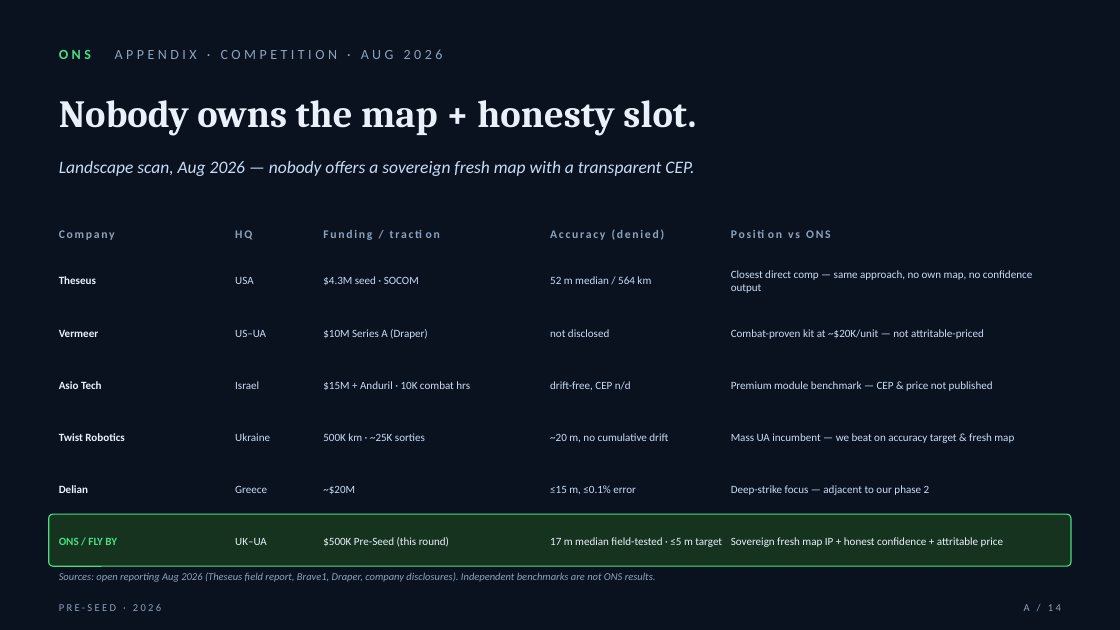
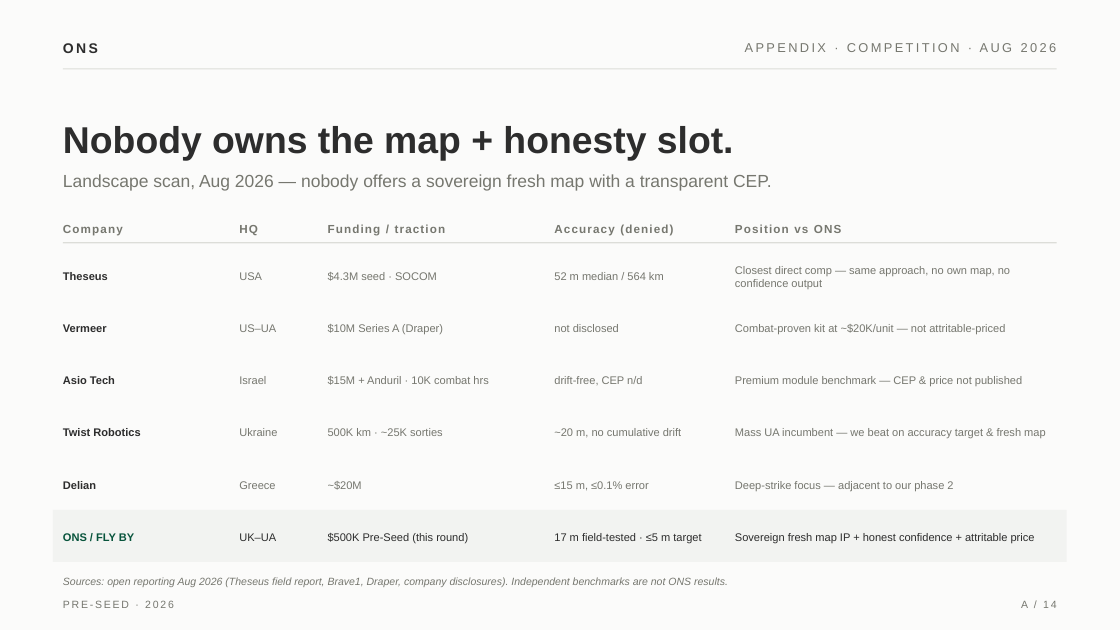
Before and after one commit to ilavrishko-jpg/Gis-point, a slide deck: slide 15 of flyby/presentation/FlyBy_ONS_PreSeed_2026_v2.pptx. Drawn at 1120x630 pixels with LibreOffice and Linux fonts; fonts in the diff are those of the drawing. Boxes give left, top, right and bottom in pixels: in the first picture for what was removed or moved away, otherwise in the second. Text is boxed around its words. In the diff, an @@ line names an element or a change of style, - is before the commit and + after.

```diff
--- a/flyby/presentation/FlyBy_ONS_PreSeed_2026_v2.pptx
+++ b/flyby/presentation/FlyBy_ONS_PreSeed_2026_v2.pptx
@@ background #0A1220 to #FBFBFA @@
@@ text added at (x1=63, y1=43, x2=98, y2=53), 12 pt, text #2D2D2D, bold @@
+ONS
@@ text at (x1=745, y1=43, x2=1057, y2=52): text changed; size 12 to 11 pt; font Calibri to Arial; text colour #8DA2BC to #76776F @@
-ONS APPENDIX · COMPETITION · AUG 2026
+APPENDIX · COMPETITION · AUG 2026
@@ line added from (63, 69) to (1057, 69), #DCDDD8 1 pt @@
@@ text "Nobody owns the map + ..." moved from (x1=59, y1=100, x2=696, y2=136) to (x1=63, y1=126, x2=734, y2=161) @@
@@ text "Nobody owns the map + ..." at (x1=63, y1=126, x2=734, y2=161): size 33 to 32 pt, font Cambria to Arial, text colour #EAF1FA to #2D2D2D @@
@@ text "Landscape scan, Aug 2026 — ..." moved from (x1=59, y1=161, x2=694, y2=176) to (x1=63, y1=174, x2=772, y2=191) @@
@@ text "Landscape scan, Aug 2026 — ..." at (x1=63, y1=174, x2=772, y2=191): font Calibri to Arial, text colour #C9DCF5 to #76776F, italic off @@
@@ font Calibri to Arial, text colour #8DA2BC to #76776F, letter spacing 1.5 to 1 pt in 5 elements at (x1=328, y1=224, x2=446, y2=236), (x1=554, y1=224, x2=673, y2=236), (x1=63, y1=225, x2=123, y2=236), (x1=735, y1=224, x2=842, y2=233), (x1=239, y1=225, x2=258, y2=235) @@
@@ line added from (63, 243) to (1057, 243), #DCDDD8 1 pt @@
@@ font Calibri to Arial, text colour #C9DCF5 to #76776F in 20 elements at (x1=328, y1=272, x2=437, y2=281), (x1=554, y1=272, x2=664, y2=280), (x1=328, y1=324, x2=443, y2=334), (x1=328, y1=376, x2=488, y2=385), (x1=328, y1=481, x2=362, y2=490), (x1=239, y1=272, x2=262, y2=280), (x1=554, y1=324, x2=619, y2=332), (x1=554, y1=376, x2=642, y2=385), (x1=328, y1=428, x2=443, y2=436), (x1=554, y1=481, x2=648, y2=490), (x1=239, y1=324, x2=276, y2=332), (x1=239, y1=376, x2=266, y2=384), (x1=239, y1=428, x2=277, y2=436), (x1=554, y1=428, x2=681, y2=437), (x1=239, y1=481, x2=275, y2=489), (x1=735, y1=266, x2=1010, y2=289), (x1=735, y1=376, x2=1022, y2=386), (x1=735, y1=481, x2=953, y2=491), (x1=735, y1=324, x2=1005, y2=334), (x1=735, y1=428, x2=1046, y2=438) @@
@@ rounded rectangle removed at (x1=49, y1=514, x2=1071, y2=566) @@
@@ rectangle added at (x1=53, y1=510, x2=1067, y2=562), fill #F2F3F1 @@
@@ text "ONS / FLY BY" at (x1=63, y1=533, x2=134, y2=541): font Calibri to Arial, text colour #4ADE80 to #08543C @@
@@ text at (x1=554, y1=533, x2=701, y2=543): text changed; font Calibri to Arial; text colour #EAF1FA to #2D2D2D @@
-17 m median field-tested · ≤5 m target
+17 m field-tested · ≤5 m target
@@ font Calibri to Arial, text colour #EAF1FA to #2D2D2D in 8 elements at (x1=63, y1=272, x2=108, y2=280), (x1=63, y1=324, x2=107, y2=332), (x1=63, y1=376, x2=115, y2=384), (x1=63, y1=481, x2=96, y2=489), (x1=63, y1=428, x2=140, y2=436), (x1=328, y1=533, x2=468, y2=543), (x1=239, y1=533, x2=276, y2=541), (x1=735, y1=533, x2=1035, y2=543) @@
@@ text "Sources: open reporting Aug 2026 ..." at (x1=63, y1=577, x2=728, y2=587): font Calibri to Arial, text colour #8DA2BC to #76776F @@
@@ text "PRE-SEED · 2026" at (x1=63, y1=600, x2=174, y2=608): font Calibri to Arial, text colour #8DA2BC to #76776F, letter spacing 2 to 1.5 pt @@
@@ text "A / 14" at (x1=1021, y1=601, x2=1056, y2=608): font Calibri to Arial, text colour #8DA2BC to #76776F, letter spacing 2 to 1.5 pt @@
```
Also in this commit, not shown: 14 other slides changed, 3 other files.
